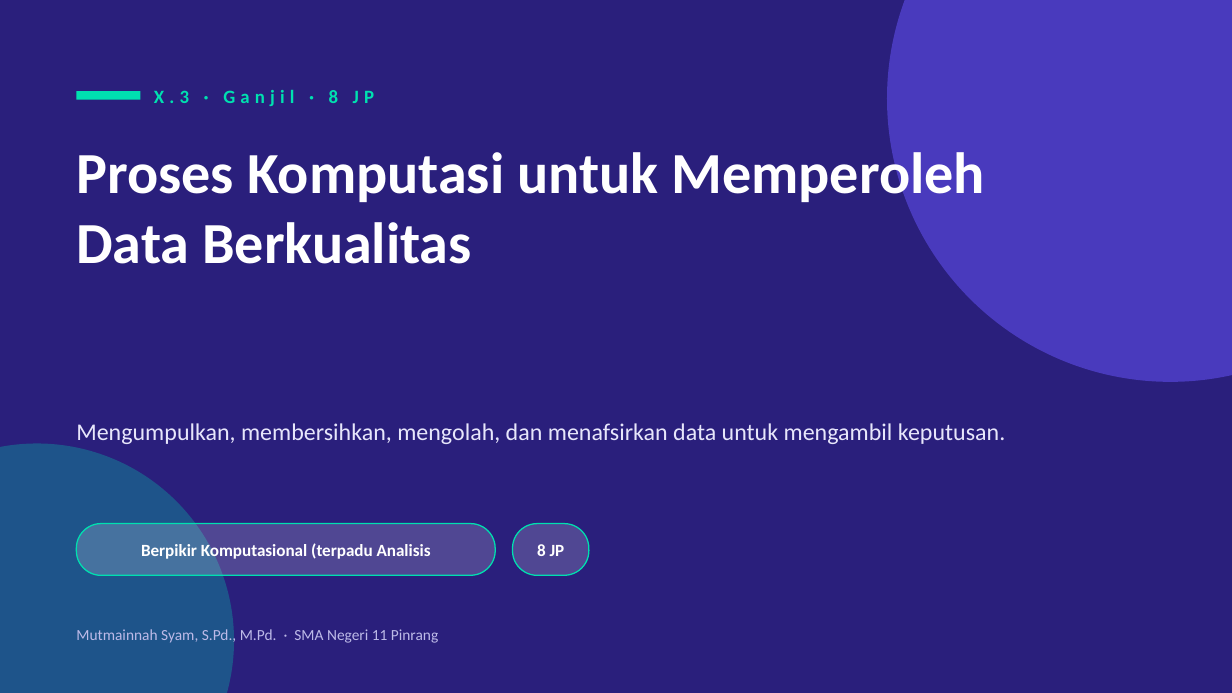
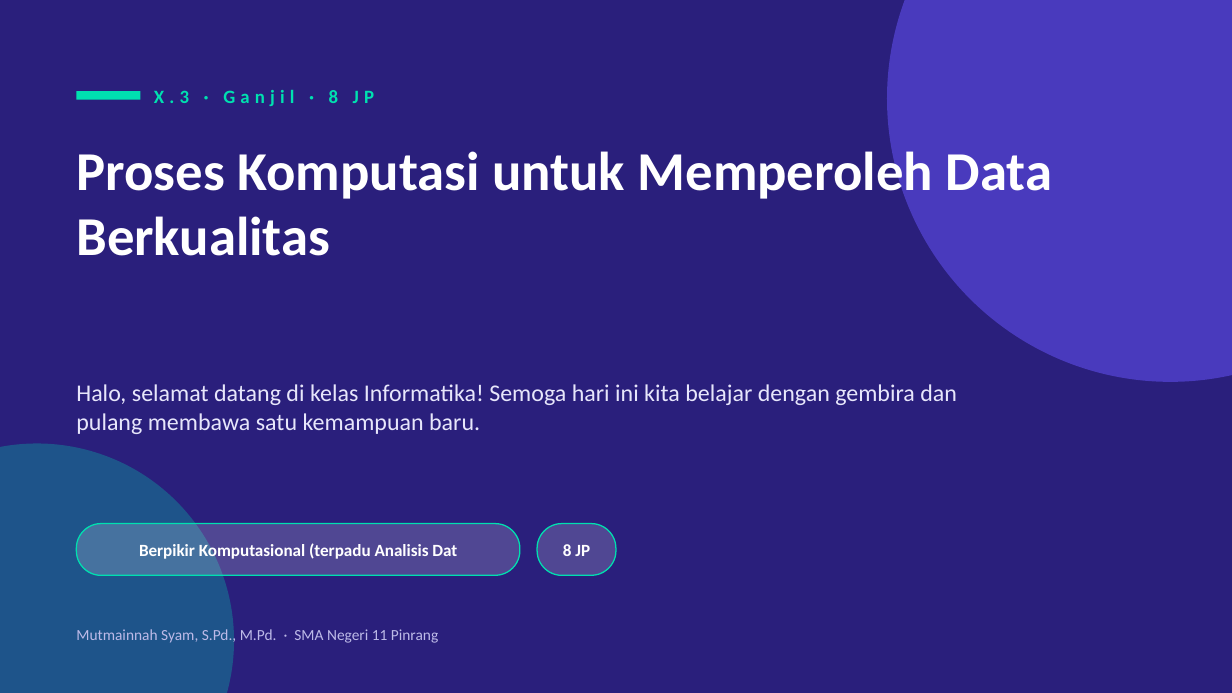
Before and after one commit to idayahinna-afk/tik, a slide deck: slide 42 of Slide Informatika Kelas X - SMAN 11 Pinrang.pptx (slide 26 before the commit). Drawn at 1232x693 pixels with LibreOffice and Linux fonts; fonts in the diff are those of the drawing. Boxes give left, top, right and bottom in pixels: in the first picture for what was removed or moved away, otherwise in the second. Text is boxed around its words. In the diff, an @@ line names an element or a change of style, - is before the commit and + after.

```diff
--- a/Slide Informatika Kelas X - SMAN 11 Pinrang.pptx
+++ b/Slide Informatika Kelas X - SMAN 11 Pinrang.pptx
@@ text "Proses Komputasi untuk Memperoleh Data ..." at box(76, 144, 1053, 256): size 34 to 32 pt @@
@@ text at box(76, 384, 957, 434): text changed @@
-Mengumpulkan, membersihkan, mengolah, dan menafsirkan data untuk mengambil keputusan.
+Halo, selamat datang di kelas Informatika! Semoga hari ini kita belajar dengan gembira dan pulang membawa satu kemampuan baru.
@@ rounded rectangle: place and size @@
-rounded rectangle at box(76, 524, 495, 575)
+rounded rectangle at box(76, 524, 520, 575)
@@ text "8 JP": place and size @@
-text "8 JP" at box(537, 544, 565, 556)
+text "8 JP" at box(563, 544, 590, 556)
@@ rounded rectangle: place and size @@
-rounded rectangle at box(513, 524, 589, 575)
+rounded rectangle at box(537, 524, 616, 575)
@@ text at box(139, 542, 457, 561): text changed @@
-Berpikir Komputasional (terpadu Analisis
+Berpikir Komputasional (terpadu Analisis Dat
```
Also in this commit, not shown: 70 other slides changed, 72 slides added, 8 slides removed, 3 other files.
